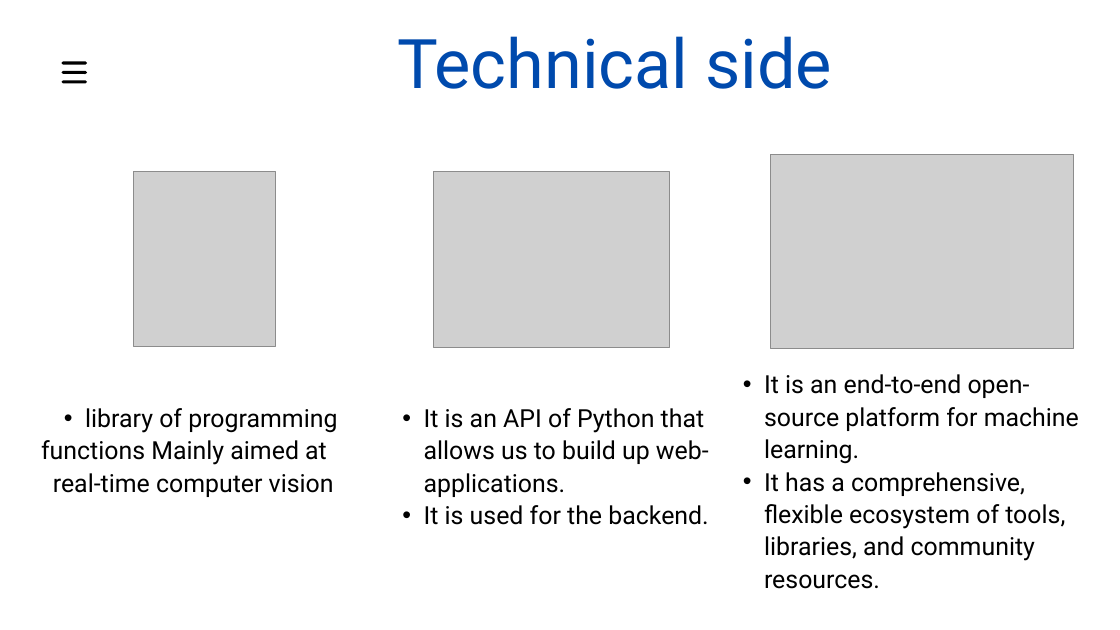
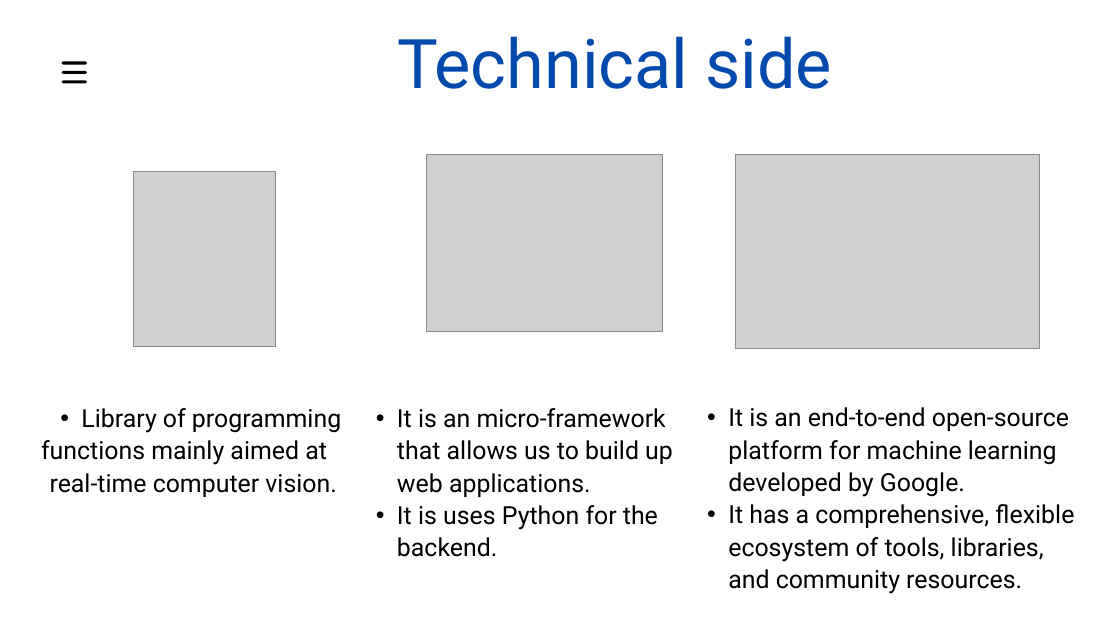
Before and after one commit to snehakumares/2021_IBM_Code_Challenge_AutomaticTrafficSystem, a slide deck: slide 4 of presentation/Automatic traffic signalling system.pptx. Drawn at 1120x630 pixels with LibreOffice and Linux fonts; fonts in the diff are those of the drawing; grey boxes stand for pictures. Boxes give left, top, right and bottom in pixels: in the first picture for what was removed or moved away, otherwise in the second. Text is boxed around its words. In the diff, an @@ line names an element or a change of style, - is before the commit and + after.

Commit message:
Edited Presentation

```diff
--- a/presentation/Automatic traffic signalling system.pptx
+++ b/presentation/Automatic traffic signalling system.pptx
@@ picture: place and size @@
-picture at bbox=[433, 171, 669, 348]
+picture at bbox=[427, 155, 662, 332]
@@ picture: place and size @@
-picture at bbox=[770, 155, 1074, 348]
+picture at bbox=[735, 155, 1039, 348]
@@ text at bbox=[41, 408, 341, 497]: text changed @@
-  • library of programming
-functions Mainly aimed at real-time computer vision
+  • Library of programming
+functions mainly aimed at real-time computer vision.
@@ text at bbox=[397, 408, 673, 557]: text changed @@
-  • It is an API of Python that allows us to build up web-applications.
-  • It is used for the backend.
+  • It is an micro-framework that allows us to build up web applications.
+  • It is uses Python for the backend.
@@ text "It is an end-to-end open-source ...": place and size @@
-text "It is an end-to-end open-source ..." at bbox=[764, 374, 1079, 589]
+text "It is an end-to-end open-source ..." at bbox=[728, 407, 1074, 594]
@@ text at bbox=[728, 407, 1069, 497]: text changed @@
-  • It is an end-to-end open-source platform for machine learning.
+  • It is an end-to-end open-source platform for machine learning developed by Google.
```
Also in this commit, not shown: 5 other slides changed, 1 slide removed.
